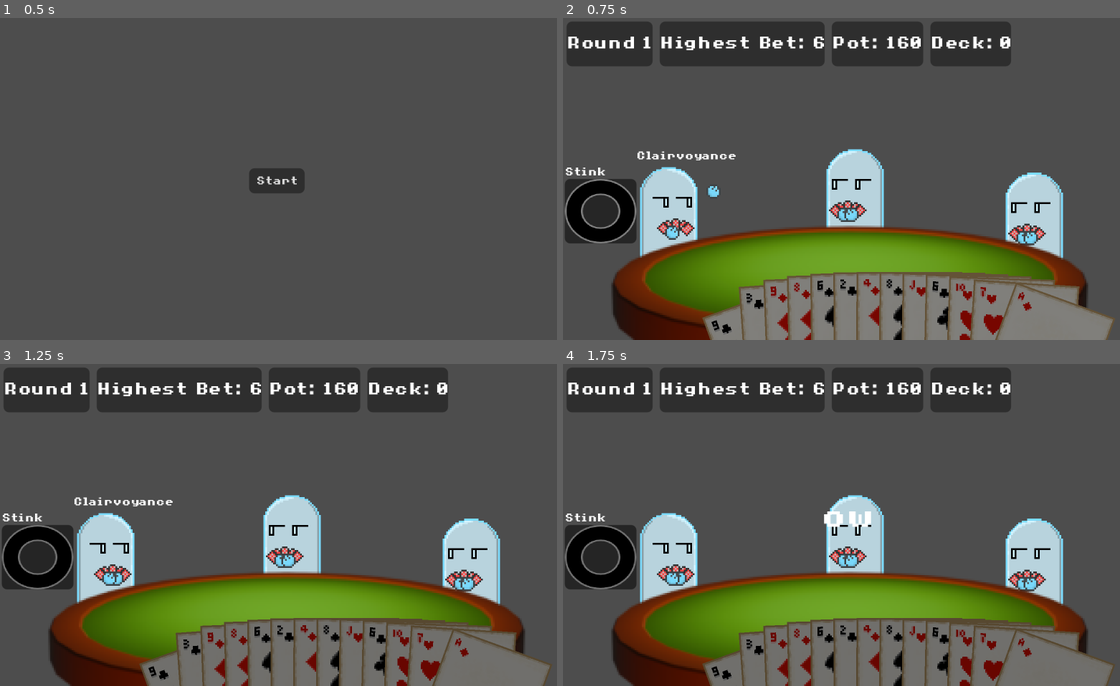
Above: before the commit, frames 1-4 (two rows, left to right).
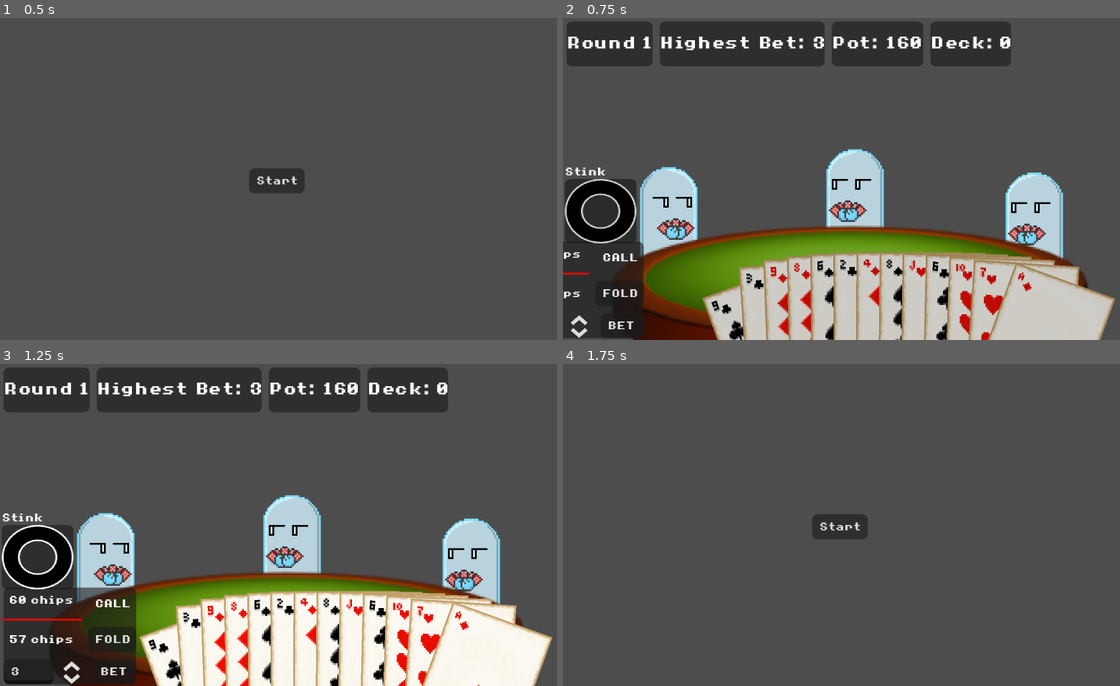
Above: after the commit, the same moments.

Repository: tofimega/ghost-poker
Game: Godot game, scene res://scenes/title_menu/hud/title_menu_hud.tscn
Same seed, same stepped clock (60 frames per second), same inputs: the game is played once before the commit and once after it.
Inputs (mouse positions are in pixels of both pictures, inside the frame that each line leads up to):
- Up to frame 1 (0.5 s): no input
- Up to frame 2 (0.75 s): click "Start" at 0.5 s
- Up to frame 3 (1.25 s): no input
- Up to frame 4 (1.75 s): click (674, 640) at 1.25 s, where only the run after the commit has a clickable "FOLD"

Frame 1 is identical in both runs. In frame 2, 22% of the frame differs, in the area x 0-100%, y 6-100%; in frame 3, 26%; in frame 4, 46%, in the area x 0-100%, y 1-100%.

Commit message:
yet more progress but cpu confidence is weirdly high now for some reason

Diff:
--- a/scenes/game_scene/game_scene.gd
+++ b/scenes/game_scene/game_scene.gd
@@ -4,7 +4,7 @@
 
 signal _next_action
 
-
+var player: Player
 @onready var hud: HUD = $HUD
 @onready var ghost: GhostSprite = $Objects/Ghost
 @onready var ghost_2: GhostSprite = $Objects/Ghost2
@@ -24,17 +24,33 @@
 	hud.toggle_hud(false)
 	card_back.visible=false
 	card_back_pos=card_back.global_position
-	#hud.update()
-	#hud.toggle_hud(true)
 	target_selector.toggle_selection.connect(_highlight_all)
 	target_selector.target_hovered.connect(_toggle_highlight.bind(true))
 	target_selector.target_out.connect(_toggle_highlight.bind(false))
+	hud.user_input.bet.pressed.connect(_end_user_turn)
+	hud.user_input.fold.pressed.connect(_game_over)
+	hud.pow.button.pressed.connect(_select_target_for_cheat)
 	PokerEngine.new_game()
-	#PokerEngine.game_over.connect(func(a,v):
-		#await get_tree().create_timer(3).timeout
-		#CardHUD.unload_textures()
-		#get_tree().change_scene_to_file("res://scenes/title_menu/hud/title_menu_hud.tscn"))
+	player=PokerEngine.get_player(0)
 
+
+func _end_user_turn()->void:
+	hud.toggle_hud(false)
+	var bet: int = hud.user_input.bet_amount.value
+	if bet > player.chips: return
+	if bet < PokerEngine.highest_bet and bet < player.chips: return
+
+	var rt: Bet
+	if bet==player.chips: rt = Bet.new(bet, Bet.Type.ALL_IN)
+	elif bet > PokerEngine.highest_bet: rt = Bet.new(bet, Bet.Type.RAISE)
+	else: rt = Bet.new(bet, Bet.Type.CALL)
+
+	PokerEngine.handle_user_input(rt)
+	FrontendManager.front_end_updated.emit()
+
+func _game_over()->void:
+	PokerEngine._clear_game_state()
+	get_tree().change_scene_to_file("res://scenes/title_menu/hud/title_menu_hud.tscn")
 
 func _highlight_all(on: bool)->void:
 	_toggle_highlight(1, !on)
@@ -57,7 +73,6 @@
 
 func update_scene_state(changes: Array[LoggedAction])->void:
 	assert(_changes.is_empty())
-	hud.update()
 	_changes = changes.duplicate()
 	_changes.reverse()
 	_next_action.connect(_update_scene_state)
@@ -67,7 +82,8 @@
 func _update_scene_state()->void:
 	if _changes.is_empty():
 		_next_action.disconnect(_update_scene_state)
-		FrontendManager.front_end_updated.emit()
+		FrontendManager.new_info.emit()
+		hud.toggle_hud(true)
 		return
 
 	var change: LoggedAction = _changes.pop_back()
@@ -149,28 +165,17 @@
 	card_back.visible=false
 
 
-#func __select_target_for_cheat()->void:
-	#if player.cheat.charge<1: return
-	#var target: int = -1
-	#if player.cheat.offense:
-		#var selector: TargetSelector = FrontendManager.get_selector()
-		#selector._toggle_selection(true)
-		#selector.target_selected.connect(target_selected)
-#
-#
-#func target_selected(target: int)->void:
-	#target = selector.current_target
-	#selector._toggle_selection(false)
-#
-	#_use_cheat(target)
-	#PokerEngine.start_flinch.emit(target)
-	#FrontendManager.get_hud().update()
-#
+func _select_target_for_cheat()->void:
+	if player.cheat.charge<1: return
+	if player.cheat.offense:
+		target_selector._toggle_selection(true)
+		target_selector.target_selected.connect(target_selected, CONNECT_ONE_SHOT)
 
-#func __send_bet(bet: Bet) -> Bet:
-	#FrontendManager.get_hud().toggle_hud(false)
-	# send bet
-	#GlobalLogger.log_text("Player "+str(player.id)+" made bet: "+bet.Type.find_key(bet.type)+" "+str(bet.amount))
-	#PokerEngine.player_bet.emit(player.id, bet)
-	#FrontendManager.get_hud().update()
-	#return bet
+
+func target_selected(target: int)->void:
+	target_selector._toggle_selection(false)
+	player.cheat.execute(target)
+	if player.cheat.name() == "Clairvoyance": hud.show_other_hand(target)
+	FrontendManager.new_info.emit()
+	hud.toggle_hud(true)
+	if player.cheat.name() == "Freeze": return
--- a/scenes/hud/hud.gd
+++ b/scenes/hud/hud.gd
@@ -26,30 +26,18 @@
 	target_hand.visible=false
 	bet_label.visible=false
 	showdown_label.visible=false
-	#PokerEngine.next_player.connect(func(a): update())
-	#PokerEngine.round_over.connect(update)
-	#PokerEngine.game_over.connect(_display_winner)
-	#PokerEngine.deck_empty.connect(update)
-	#PokerEngine.player_bet.connect(_show_bet)
-	#PokerEngine.s_showdown.connect(_show_down)
-	#PokerEngine.start_flinch.connect(flinch)
 	user_input.enabled=true
+	FrontendManager.new_info.connect(update)
 
 
-func flinch(t: int)->void:
-	if t!=0: return
-	display_info("ow")
-	PokerEngine.cont_cheat.emit()
-
-
-func show_other_hand(target: int)->void:
-	_show_hand(target_hand, target)
+func show_other_hand(target: int, time: float = 1.5)->void:
+	_refresh_hand(target_hand, target)
 	target_hand.visible=true
-	await get_tree().create_timer(1.5).timeout
+	await get_tree().create_timer(time).timeout
 	target_hand.visible=false
 
 
-func _display_winner(result: GameResult, winner)-> void:
+func display_winner(result: GameResult, winner)-> void:
 	update()
 	if result.result_type == GameResult.ResultType.TIE:
 		bet_label.text="DRAW!\n"
@@ -60,7 +48,7 @@
 	bet_label.visible=true
 
 
-func _show_down(cause: bool)->void:
+func show_down(cause: bool)->void:
 	showdown_label.text="SHOWDOWN!\n"
 	if cause: showdown_label.text+="Deck empty"
 	else: showdown_label.text+="Nobody can bet"
@@ -74,25 +62,17 @@
 	bet_label.visible=false
 
 
-
-func _show_bet(p: int, bet: Bet)->void:
-	if p != 0: return
-	display_info(str(bet))
-	PokerEngine.cont.emit()
-
-
-
-func update()-> void:
+func update()->void:
 	pool.text="Pot: "+str(PokerEngine.pool)
 	deck.text="Deck: "+str(PokerEngine.deck.size())
 	highest_bet.text="Highest Bet: "+str(PokerEngine.highest_bet)
 	round.text="Round "+str(PokerEngine.current_turn)
 	pow.modulate_progress(PokerEngine.get_player(0).cheat.charge)
 	ph_cheat_name.text=PokerEngine.get_player(0).cheat.name()
-	_show_hand(hand, 0)
+	_refresh_hand(hand, 0)
 
 
-func _show_hand(hand: HandCont, player: int)->void:
+func _refresh_hand(hand: HandCont, player: int)->void:
 	for c in hand.get_children():
 		c.queue_free()
 	if PokerEngine.get_player(0).blinded:
--- a/scenes/sprites/ghost_animation.gd
+++ b/scenes/sprites/ghost_animation.gd
@@ -55,9 +55,11 @@
 		current_state=AnimationState.IDLE
 		action_finished.emit()
 
+
 func _play(anim_name: StringName)->void:
 	play(anim_name)
 	advance(0)
+
 
 func _back_to_idle()->void:
 	_play("RESET")
--- a/scenes/user_input/user_input.gd
+++ b/scenes/user_input/user_input.gd
@@ -30,27 +30,9 @@
 		_update_text(true)
 		input_enabled.emit(e)
 
+
 func _ready()->void:
 	_update_text(true)
-
-
-func _on_fold_pressed() -> void:
-	user_action.emit(BetAction.new(Bet.new(0, Bet.Type.FOLD)))
-
-
-func _on_bet_pressed() -> void:
-	#TODO: show confirmation or error popups as needed
-	_update_text(false)
-	var bet: int = bet_amount.value
-	if bet > PokerEngine.players[player_id].chips: return
-	if bet < PokerEngine.highest_bet and bet <PokerEngine.players[player_id].chips: return
-
-	var rt: Bet
-	if bet==PokerEngine.players[player_id].chips: rt = Bet.new(bet, Bet.Type.ALL_IN)
-	elif bet > PokerEngine.highest_bet: rt = Bet.new(bet, Bet.Type.RAISE)
-	else: rt = Bet.new(bet, Bet.Type.CALL)
-
-	user_action.emit(BetAction.new(rt))
 
 
 func _on_bet_amount_value_changed(value: float) -> void:
--- a/scripts/cheat/cheat.gd
+++ b/scripts/cheat/cheat.gd
@@ -10,7 +10,7 @@
 var player: int = -1:
 	set(p):
 		assert(p in PokerEngine.players.keys())
-#		PokerEngine.player_bet.connect(_boost_charge)
+		PokerEngine.player_bet.connect(_boost_charge)
 		player=p
 
 func offense()->bool: return true
--- a/scripts/frontend_manager.gd
+++ b/scripts/frontend_manager.gd
@@ -3,6 +3,8 @@
 signal user_player_added(id: int)
 
 signal front_end_updated
+
+signal new_info
 
 var interfaces: Dictionary[int, UserInput]={} # player id, UI instance
 
--- a/scripts/player_controller/player_controller.gd
+++ b/scripts/player_controller/player_controller.gd
@@ -46,6 +46,12 @@
 	if target <0: return false
 	early_result = cheat(target)
 	return true
+
+
+func cheat(target: int)->float:
+	if player.cheat.charge < 1: return 1
+	PokerEngine.action_log.push_back(LCheatAction.new(player.id, target, player.cheat.name()))
+	return player.cheat.execute(target)
 
 
 func find_odds()->float:
@@ -125,17 +131,10 @@
 
 var forced_all_in: bool = false
 
-func cheat(target: int)->float:
-	#if player.cheat.charge < 1: return 1 #NOTE: removed for TEST ing only
-	PokerEngine.action_log.push_back(LCheatAction.new(player.id, target, player.cheat.name()))
-	return player.cheat.execute(target)
-
 
 func bet() -> Bet:
 	if player == null or !player.in_game: return
 	forced_all_in=false
-	cheat(0 if player.id==1 else 1) #TEST
-	return Bet.new(PokerEngine.highest_bet+1, Bet.Type.RAISE) #TEST
 	GlobalLogger.log_text("PLAYER "+str(player.id)+"'S TURN!" + " (chips: "+str(player.chips)+")")
 	GlobalLogger.log_text(" ")
 
--- a/scripts/poker_engine.gd
+++ b/scripts/poker_engine.gd
@@ -7,20 +7,9 @@
 
 }
 
-#signal hand_dealt(player: Player)
-#signal game_start
-#signal next_round
-#signal round_over
-#signal deck_empty
-#signal s_showdown(F_no_p_T_mt_d: bool)
-#signal no_player_found
-#signal player_out(p: int)
-#signal game_over(result: GameState, winner)
-
 signal player_cheat(player: int, target: int, cheat_name: String)
 
-#signal player_bet(p: int, bet: Bet)
-#signal next_player(p: int)
+signal player_bet(p: int, bet: Bet)
 
 const PLAYER_COUNT: int = 4
 const CARDS_PER_ROUND: int = 2
@@ -29,7 +18,6 @@
 const STARTING_ANTE: int = 40
 const MINIMUM_BET: int = 3
 
-
 var players: Dictionary[int, Player] = {}
 
 var deck: Array[Card] = []
@@ -39,7 +27,7 @@
 var game_state: GameState=GameState.CLOSED
 var current_turn: int=-1
 
-#var current_player: Player = null
+
 var _turn_queue: Array[Player] = []
 var empty_deck_flag: bool=false
 
@@ -48,76 +36,24 @@
 var highest_bet: int = 0
 
 
-
 var cheats: Array[Cheat] = []
 
 var action_log: Array[LoggedAction] = []
 
 func _ready()->void:
-	pass #deck_empty.connect(func(): empty_deck_flag=true)
-
-
-#func _incoming_bet(p: int, bet: Bet):
-	#assert(current_player!=null)
-	#if p == current_player.id and current_player.in_game: _handle_player_bet(current_player, bet)
-	#_next_step()
-
-
+	pass
+
+
+#TODO: rework this function to handle end-of-game stuff
 #func _next_step()->NextStep:
-	#assert(current_player_count()>0)
-	#if empty_deck_flag:
-		#s_showdown.emit(true) #TODO: renew deck instead
-		#showdown()
-		#return
-#
-	#var players_available: bool = _find_next_player()
-	#
-	#if current_player_count() <= 1:
-		#game_state=GameState.CONCLUSIVE
-		#var winning_player: Player = players.values().filter(func(p: Player): return p.in_game)[0]
-		#GlobalLogger.log_text("GAME OVER!")
-		#GlobalLogger.log_text("WINNER: "+str(winning_player.id))
-		#GlobalLogger.log_text("CARDS IN DECK: "+ str(deck.size()))
-		#GlobalLogger.log_text("CHIPS IN POOL: "+ str(pool))
-		#game_over.emit(GameState.CONCLUSIVE, winning_player)
-		#return
-	#
-	#if !players_available:
-			#GlobalLogger.log_text("No player worth asking found...")
-			#GlobalLogger.log_text("Dealing remaining cards...")
-			#s_showdown.emit(false)
-			#
-			#var ps: Array[Player] = players.values()
-			#var p: int=0
-			#
-			#while !deck.is_empty():
-				#deal_cards(ps[p%ps.size()], 1)
-				#p+=1
-#
-			#for pr in ps:
-				#hand_dealt.emit(pr)
-#
-			#showdown()
-			#return
-#
-	#if current_player!=null: _ask_next_player()
-	#else: _final_bet()
 
 
 func _can_player_move(p: Player)->bool:
 	return p.in_game and !p.all_in and !p.chips<=0
 
 
-#func _find_next_player() ->bool:
-	#var current_player=_turn_queue.pop_front()
-	#GlobalLogger.log_text("CURRENT PLAYER: "+str(current_player))
-	#GlobalLogger.log_text("TURN QUEUE: "+str(_turn_queue))
-	#return current_player
-
-
 func get_player(id: int)->Player:
 	return players[id]
-
 
 
 func showdown()->GameResult:
@@ -149,8 +85,8 @@
 		GlobalLogger.log_text("TIE! "+str(winners.map(func(p: Player): return p.id)))
 		return GameResult.new(GameResult.ResultType.TIE, winners)
 
+
 func deal_cards(count: int)->void:
-
 	for i in count:
 		for player: Player in players.values():
 			if !player.in_game: return
@@ -158,9 +94,6 @@
 				#deck_empty.emit()
 				return
 			player.hand.append(deck.pop_back())
-
-	#if deck.is_empty():
-		#deck_empty.emit()
 
 
 func current_player_count()->int:
@@ -183,7 +116,6 @@
 	GlobalLogger.log_text("CURRENT TURN: " + str(current_turn))
 	GlobalLogger.log_text("CARDS IN DECK: "+ str(deck.size()))
 	GlobalLogger.log_text("CHIPS IN POOL: "+ str(pool))
-	#next_round.emit()
 
 	deal_cards(CARDS_PER_ROUND)
 
@@ -192,6 +124,7 @@
 		p.controller.use_early_cheat()
 
 	_process_round()
+
 
 func _process_round()->void:
 	_process_queue()
@@ -202,8 +135,10 @@
 	FrontendManager.get_game_scene().update_scene_state(action_log)
 
 
-func handle_user_input(user_actions: Array[Action])->void:
-	for a: Action in user_actions: a.do_action()
+func handle_user_input(user_bet: Bet)->void:
+	var player: Player = get_player(0)
+	player.last_bet=user_bet
+	_handle_player_bet(player)
 
 
 func _process_queue()->void:
@@ -212,32 +147,6 @@
 		assert(_can_player_move(player))
 		if player.controller.is_human(): return #func outside handles front-end stuff, front-end plays animations of computer moves (sent via queue), takes user input, handles bet, signals back, back-end calls function again
 		_handle_player_bet(player)
-
-
-func _process_game()->void:
-	pass
-	#var next_step=NextStep.CONTINUE
-	#while next_step==NextStep.CONTINUE:
-		#start_next_round()
-		#next_step = _next_step()
-
-	#match next_step:
-		#SHOWDOWN: showdown()
-		#OVER: winner=remaining_player
-
-#func _ask_next_player()->void:
-	#if !current_player.in_game: return
-#
-	#var player_bets_text: Dictionary[int, String]
-	#for i in player_bets.keys(): player_bets_text[i] = Bet.Type.find_key(player_bets[i].type)
-	#GlobalLogger.log_text(" ")
-	#GlobalLogger.log_text("current highest bet: "+str(highest_bet))
-	#GlobalLogger.log_text("current player bets: "+str(player_bets_text))
-	#GlobalLogger.log_text("players remaining: "+str(current_player_count()))
-	#GlobalLogger.log_text(" ")
-	#current_player.bet()
-	#next_player.emit(current_player)
-	#return
 
 
 func _final_bet()->void:
@@ -255,7 +164,6 @@
 
 	GlobalLogger.log_text("CARDS IN DECK: "+ str(deck.size()))
 	GlobalLogger.log_text("CHIPS IN POOL: "+ str(pool))
-	#round_over.emit()
 
 
 func _handle_player_bet(p: Player)->void:
@@ -267,6 +175,7 @@
 		bet.amount=-1
 		player_bets[id] = bet
 		player_bets_noclear[id] = bet
+		action_log.push_back(LBetAction.new(id, bet, p.frozen))
 		return
 
 	if bet.type==bet.Type.ALL_IN: p.all_in=true
@@ -279,6 +188,7 @@
 
 	if highest_bet>prev_highest: _expand_turn_queue(p)
 	action_log.push_back(LBetAction.new(id, bet, p.frozen))
+	player_bet.emit(p.id, bet)
 
 
 func _expand_turn_queue(exclude: Player)->void:
@@ -359,7 +269,6 @@
 	GlobalLogger.log_text("Beginning new game...")
 	_clear_game_state()
 	_init_game_state()
-	#game_start.emit()
 	start_next_round()
 
 
